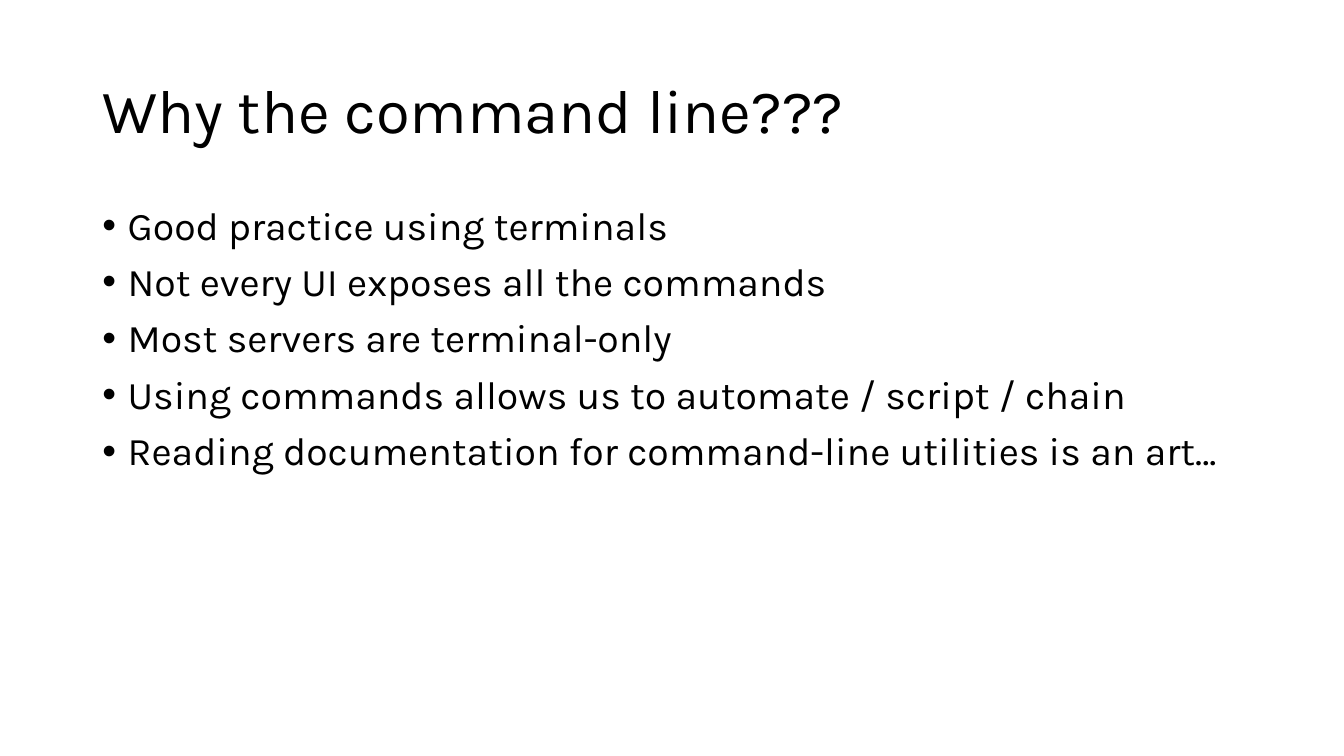
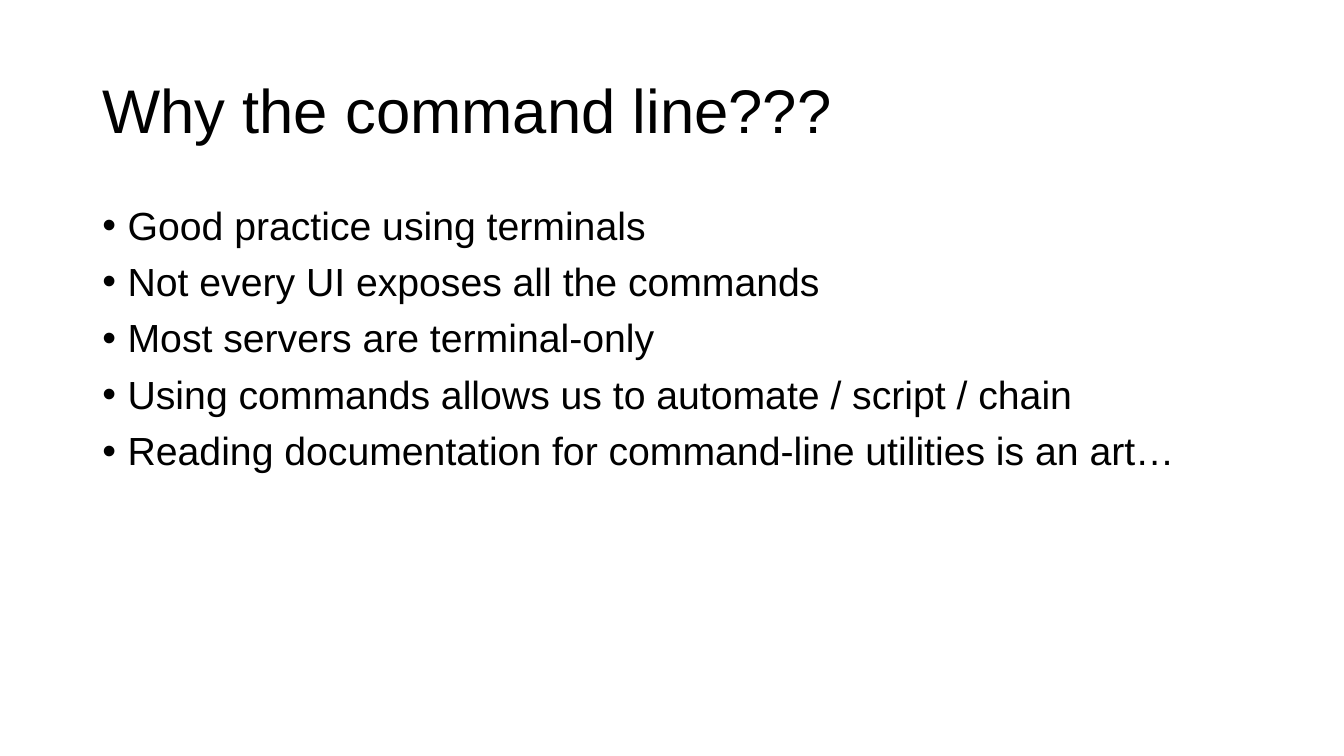
Before and after one commit to JosiahPark64/preAI2C, a slide deck: slide 19 of lesson03/Intro to Version Control/Intro to Version Control.pptx. Drawn at 1344x756 pixels with LibreOffice and Linux fonts; fonts in the diff are those of the drawing. Boxes give left, top, right and bottom in pixels: in the first picture for what was removed or moved away, otherwise in the second. Text is boxed around its words. In the diff, an @@ line names an element or a change of style, - is before the commit and + after.

```diff
--- a/lesson03/Intro to Version Control/Intro to Version Control.pptx
+++ b/lesson03/Intro to Version Control/Intro to Version Control.pptx
@@ title "Why the command line???" at bbox=[102, 88, 832, 145]: font Karla to Arial @@
@@ text "Good practice using terminals" at bbox=[128, 211, 1175, 473]: font Karla to Arial; less space between paragraphs @@
```
Also in this commit, not shown: 20 other slides changed, 1 slide added, 1 other file.
